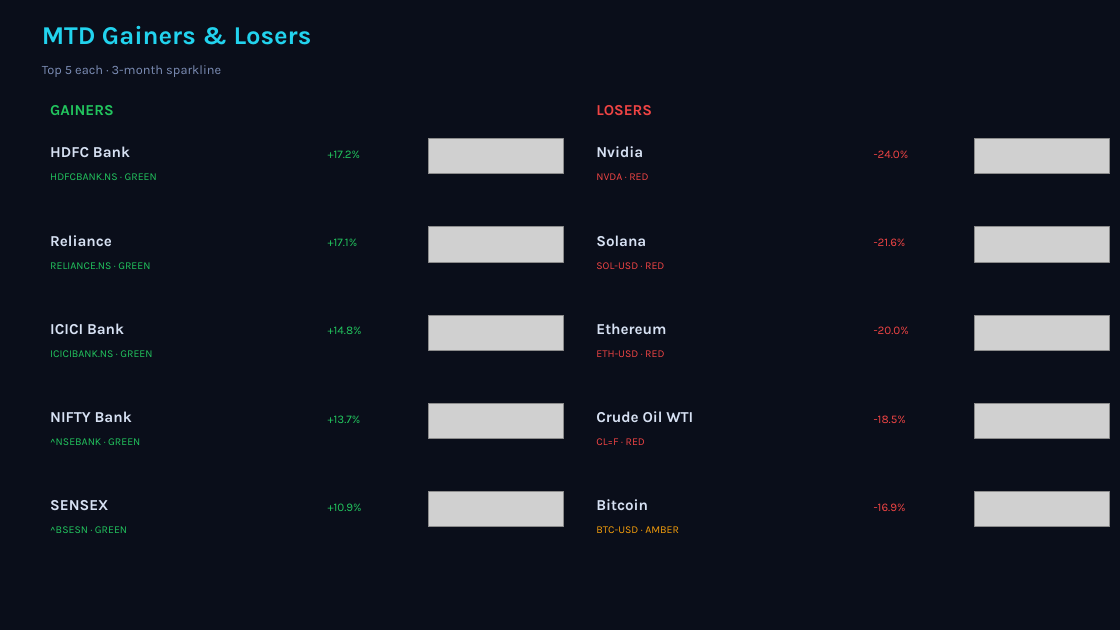
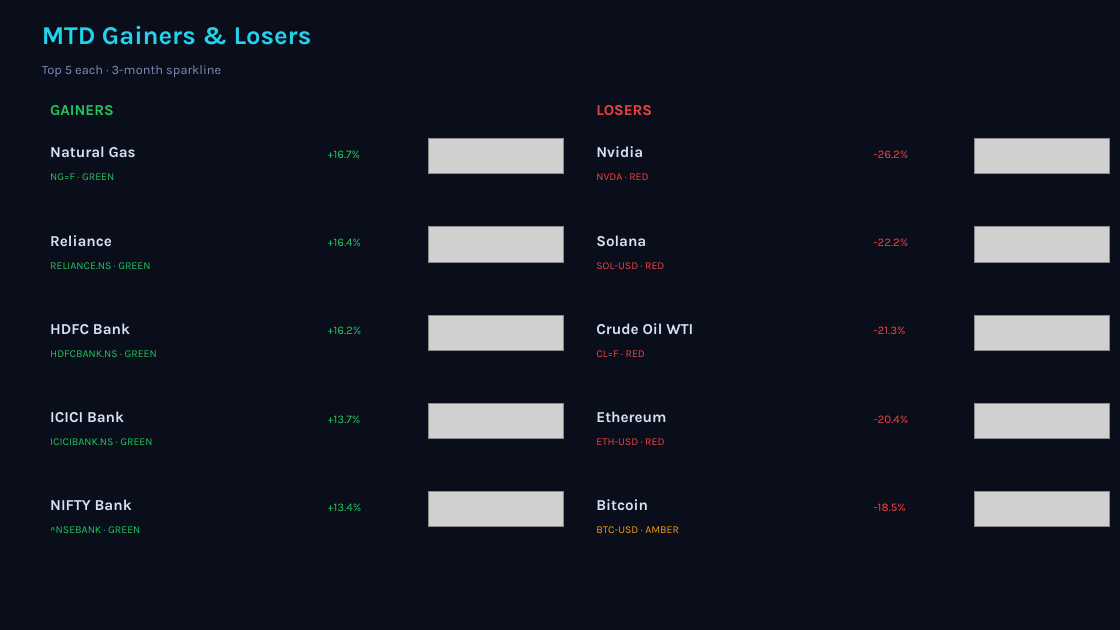
Before and after one commit to Pravkum23/pmr-terminal, a slide deck: slide 2 of docs/pmr_daily.pptx. Drawn at 1120x630 pixels with LibreOffice and Linux fonts; fonts in the diff are those of the drawing; grey boxes stand for pictures. Boxes give left, top, right and bottom in pixels: in the first picture for what was removed or moved away, otherwise in the second. Text is boxed around its words. In the diff, an @@ line names an element or a change of style, - is before the commit and + after.

```diff
--- a/docs/pmr_daily.pptx
+++ b/docs/pmr_daily.pptx
@@ text at (50, 146, 136, 157): text changed @@
-HDFC Bank
+Natural Gas
@@ text at (50, 173, 114, 180): text changed @@
-HDFCBANK.NS · GREEN
+NG=F · GREEN
@@ text at (328, 150, 361, 158): text changed @@
-+17.2%
++16.7%
@@ text at (874, 150, 909, 158): text changed @@
--24.0%
+-26.2%
@@ text at (328, 238, 362, 246): text changed @@
-+17.1%
++16.4%
@@ text at (874, 238, 909, 246): text changed @@
--21.6%
+-22.2%
@@ text at (50, 323, 130, 334): text changed @@
-ICICI Bank
+HDFC Bank
@@ text at (328, 326, 362, 334): text changed @@
-+14.8%
++16.2%
@@ text "Crude Oil WTI": place and size @@
-text "Crude Oil WTI" at (596, 411, 693, 422)
+text "Crude Oil WTI" at (596, 323, 693, 334)
@@ text at (874, 326, 906, 334): text changed @@
--20.0%
+-21.3%
@@ text at (50, 350, 157, 357): text changed @@
-ICICIBANK.NS · GREEN
+HDFCBANK.NS · GREEN
@@ text at (596, 350, 645, 357): text changed @@
-ETH-USD · RED
+CL=F · RED
@@ text at (50, 411, 124, 422): text changed @@
-NIFTY Bank
+ICICI Bank
@@ text "Ethereum": place and size @@
-text "Ethereum" at (596, 323, 666, 334)
+text "Ethereum" at (596, 411, 666, 422)
@@ text added at (874, 415, 909, 423), 10 pt, text #EF4444 @@
+-20.4%
@@ text at (50, 438, 152, 445): text changed @@
-^NSEBANK · GREEN
+ICICIBANK.NS · GREEN
@@ text at (596, 438, 664, 445): text changed @@
-CL=F · RED
+ETH-USD · RED
@@ text at (50, 499, 132, 510): text changed @@
-SENSEX
+NIFTY Bank
@@ text at (328, 503, 362, 511): text changed @@
-+10.9%
++13.4%
@@ text "-18.5%": place and size @@
-text "-18.5%" at (874, 415, 906, 423)
+text "-18.5%" at (874, 503, 906, 511)
@@ text removed at (874, 503, 906, 511) @@
--16.9%
@@ text at (50, 526, 140, 533): text changed @@
-^BSESN · GREEN
+^NSEBANK · GREEN
```
Also in this commit, not shown: 3 other slides changed, 2 other files.
